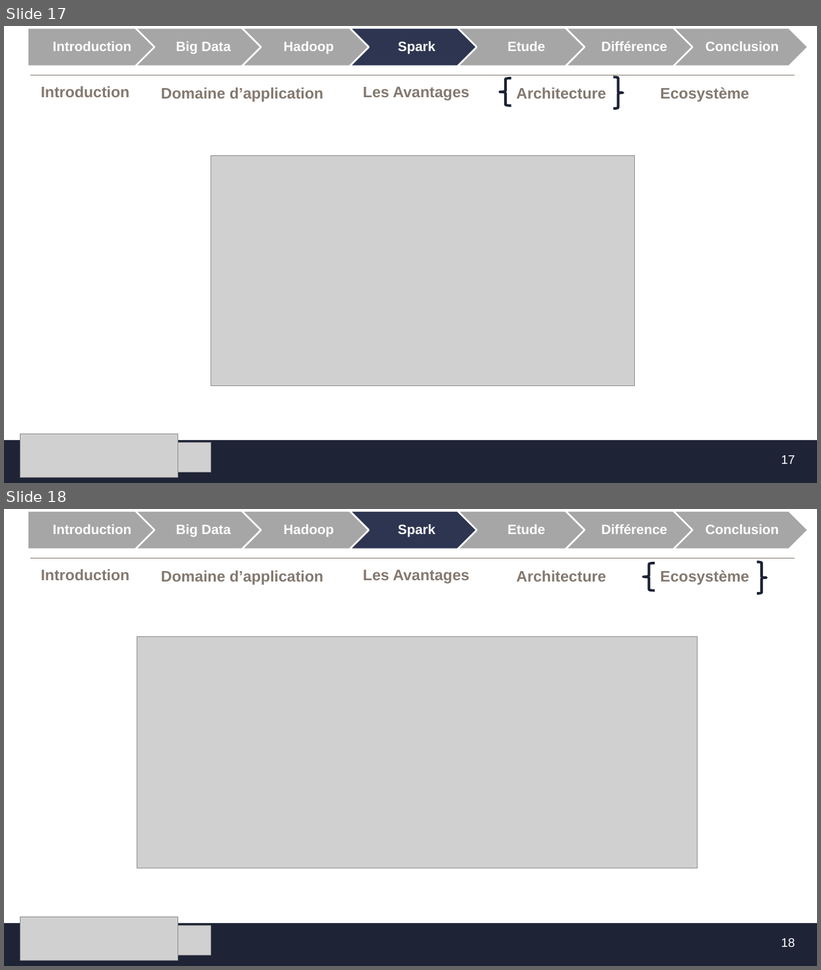
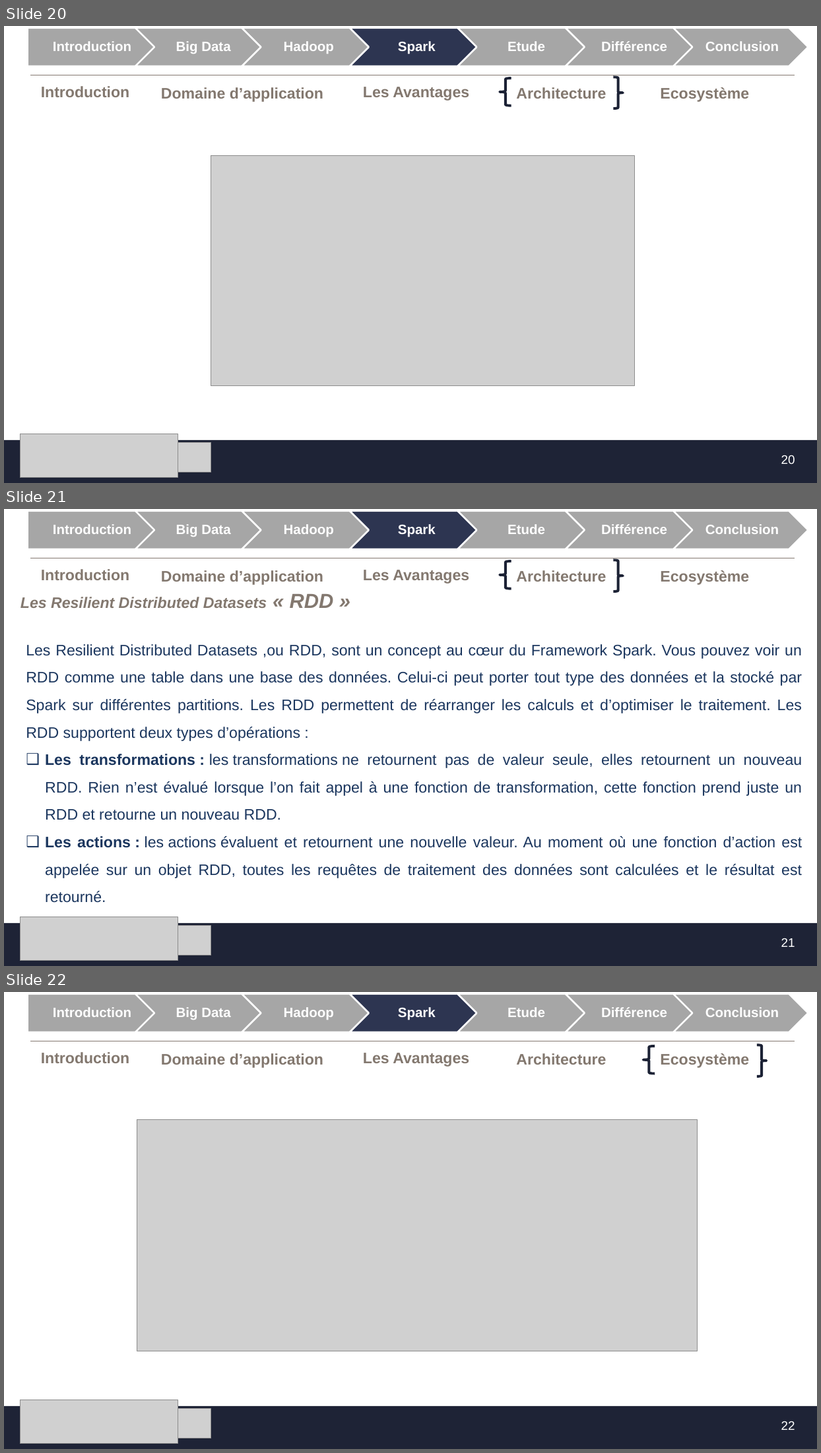
Before and after one commit to MF-13/E-Learning_Platforme, a slide deck: SFE/Présentation_SFE.pptx. Shown one above the other, each under a label of ours: slides 17 and 18 before the commit, slides 20, 21 and 22 after it. The pictures are 821x970 and 821x1453 pixels, drawn with LibreOffice and Linux fonts; fonts in the diff are those of the drawing; grey boxes stand for pictures; background and template pictures are left out. Boxes give left, top, right and bottom in pixels: in the first picture for what was removed or moved away, otherwise in the second. Text is boxed around its words. In the diff, an @@ line names an element or a change of style, - is before the commit and + after.

```diff
--- a/SFE/Présentation_SFE.pptx
+++ b/SFE/Présentation_SFE.pptx
@@ slide 21 added at <box>4,509,817,966</box>, background #FFFFFF; not listed: 4 template elements that a slide beside it also shows @@
@@ group added at <box>27,511,809,549</box>: 7 texts, 6 chevrons, 1 pentagon arrow @@
+Introduction
+Big Data
+Hadoop
+Spark
+Etude
+Différence
+Conclusion
@@ left brace added at <box>500,561,512,589</box>, outline #1D2235 3 pt @@
@@ right brace added at <box>613,560,623,592</box>, outline #1D2235 3 pt @@
@@ title added at <box>41,569,130,580</box>, 18 pt, text #83786F, bold @@
+Introduction
@@ text added at <box>161,570,323,585</box>, 18 pt, text #83786F, bold @@
+Domaine d’application
@@ text added at <box>363,570,469,584</box>, 18 pt, text #83786F, bold @@
+Les Avantages
@@ text added at <box>516,570,606,582</box>, 18 pt, text #83786F, bold @@
+Architecture
@@ text added at <box>660,570,749,585</box>, 18 pt, text #83786F, bold @@
+Ecosystème
@@ text added at <box>20,594,334,608</box>, 18 pt, text #83786F, bold, italic @@
+Les Resilient Distributed Datasets « RDD »
@@ text added at <box>26,644,803,903</box>, 18 pt, text #1B365E @@
+Les Resilient Distributed Datasets ,ou RDD, sont un concept au cœur du Framework Spark. Vous pouvez voir un RDD comme une table dans une base des données. Celui-ci peut porter tout type des données et la stocké par Spark sur différentes partitions. Les RDD permettent de réarranger les calculs et d’optimiser le traitement. Les RDD supportent deux types d’opérations :
+❑ Les transformations : les transformations ne retournent pas de valeur seule, elles retournent un nouveau RDD. Rien n’est évalué lorsque l’on fait appel à une fonction de transformation, cette fonction prend juste un RDD et retourne un nouveau RDD.
+❑ Les actions : les actions évaluent et retournent une nouvelle valeur. Au moment où une fonction d’action est appelée sur un objet RDD, toutes les requêtes de traitement des données sont calculées et le résultat est retourné.
@@ picture added at <box>20,917,178,961</box> @@
@@ picture added at <box>20,926,211,956</box> @@
@@ page number added at <box>781,939,795,947</box>, 14.7 pt, text #FFFFFF @@
+21
@@ what was slide 17 is now slide 20 @@
@@ page number at <box>781,456,795,464</box>: text changed @@
-17
+20
@@ what was slide 18 is now slide 22 @@
@@ page number at <box>781,1422,795,1430</box>: text changed @@
-18
+22
```
Also in this commit, not shown: 10 slides changed, 13 other slides added.
